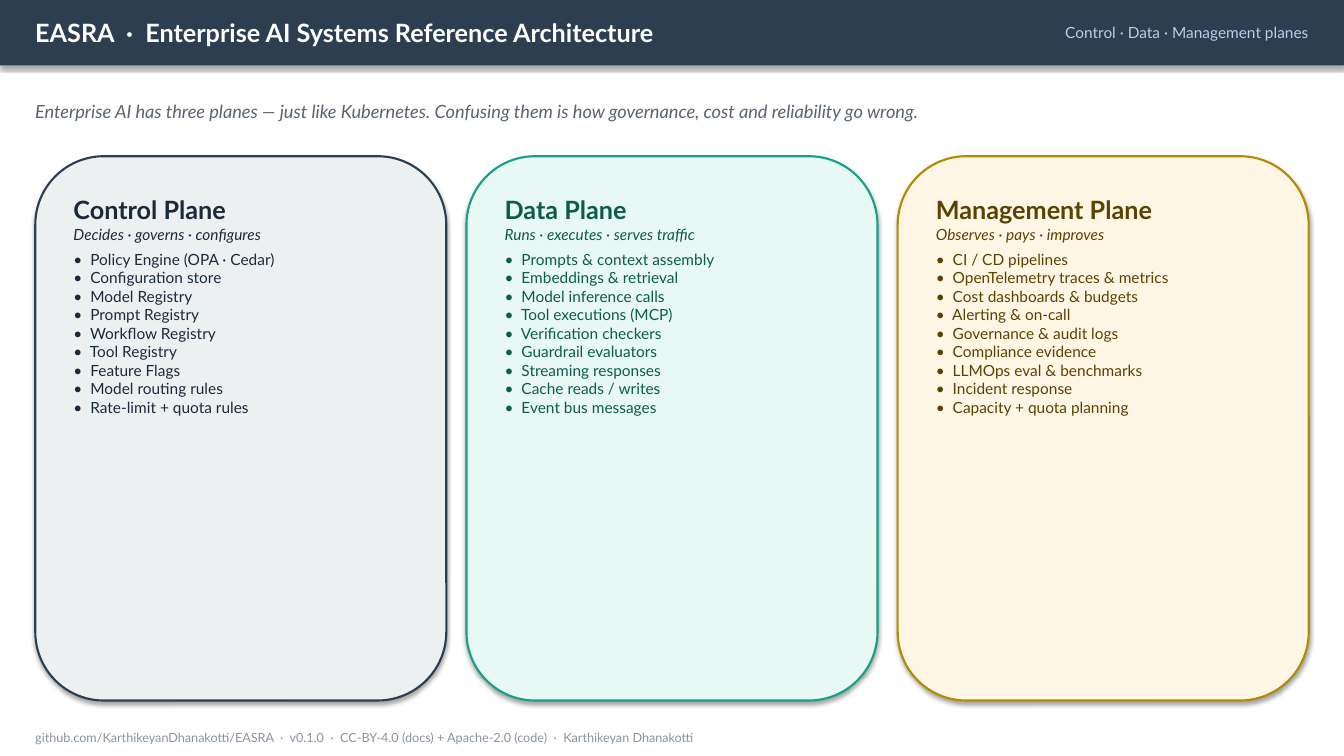
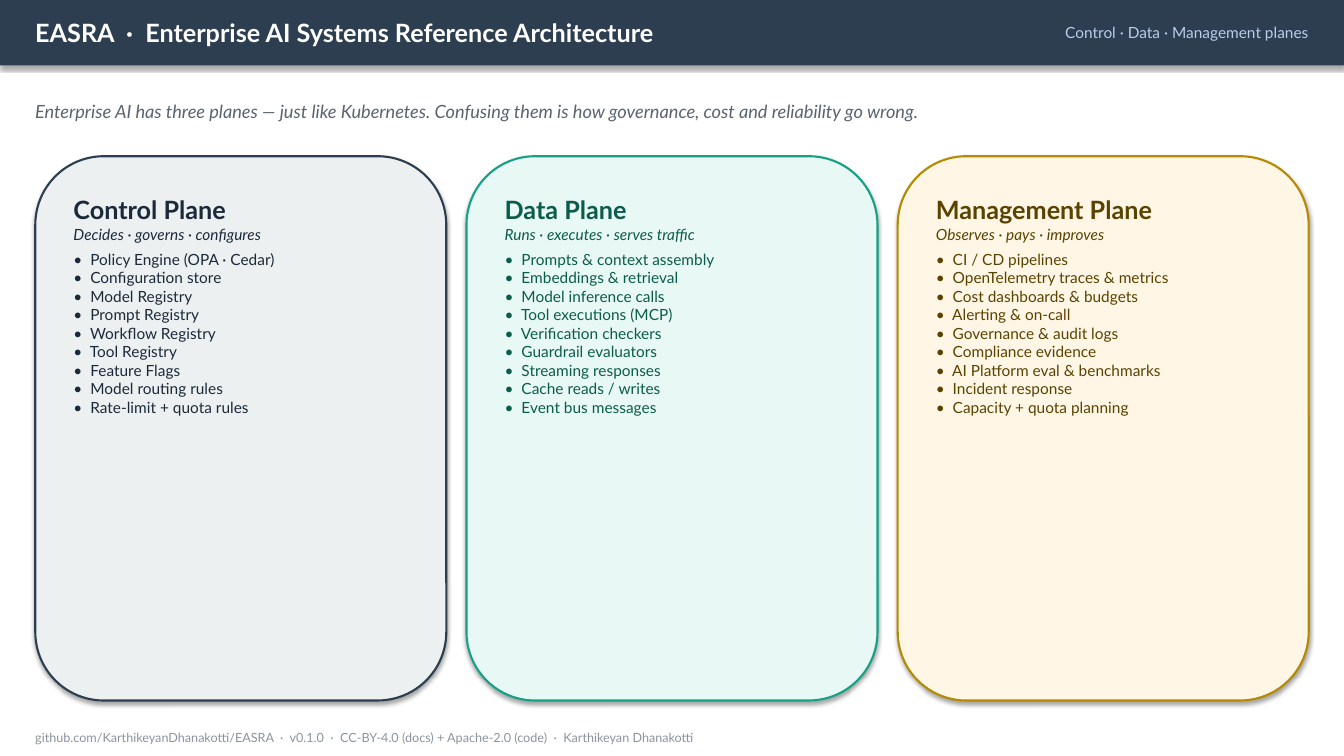
Before and after one commit to KarthikeyanDhanakotti/EASRA, a slide deck: slide 11 of conference/EASRA-LinkedIn-Carousel.pptx. Drawn at 1344x756 pixels with LibreOffice and Linux fonts; fonts in the diff are those of the drawing. Boxes give left, top, right and bottom in pixels: in the first picture for what was removed or moved away, otherwise in the second. Text is boxed around its words. In the diff, an @@ line names an element or a change of style, - is before the commit and + after.

Commit message:
polish(v4): reviewer feedback - 'reference architecture' not 'standard' + L12 renamed to AI Platform Engineering + Bronze/Silver/Gold/Platinum conformance
Reviewer round 3 polish before publish:

- CAROUSEL: drop 'standard' claim (cover badge, hero subtitle, CTA slide). Now reads 'Open Reference Architecture'. Keeps factual 'Standards-aligned' where it means aligned WITH external standards (NIST/ISO/EU AI Act/OWASP/MITRE).

- CAROUSEL: rename layer L12 'LLMOps & Delivery' -> 'AI Platform Engineering' (future-proofs for multimodal, diffusion, speech, reasoning models). Applied on layer index, on the AI Platform slide, on ADR slide references, and on the three-planes bullet.

- README: drop 'open architecture standard' claim -> 'open reference architecture'.

- ROADMAP: add Bronze / Silver / Gold / Platinum conformance levels section (replaces earlier Baseline/Regulated/Safety-critical framing).

```diff
--- a/conference/EASRA-LinkedIn-Carousel.pptx
+++ b/conference/EASRA-LinkedIn-Carousel.pptx
@@ text in rounded rectangle at <box>952,364,1161,376</box>: text changed @@
-• LLMOps eval & benchmarks
+• AI Platform eval & benchmarks
```
Also in this commit, not shown: 6 other slides changed, 12 other files.
